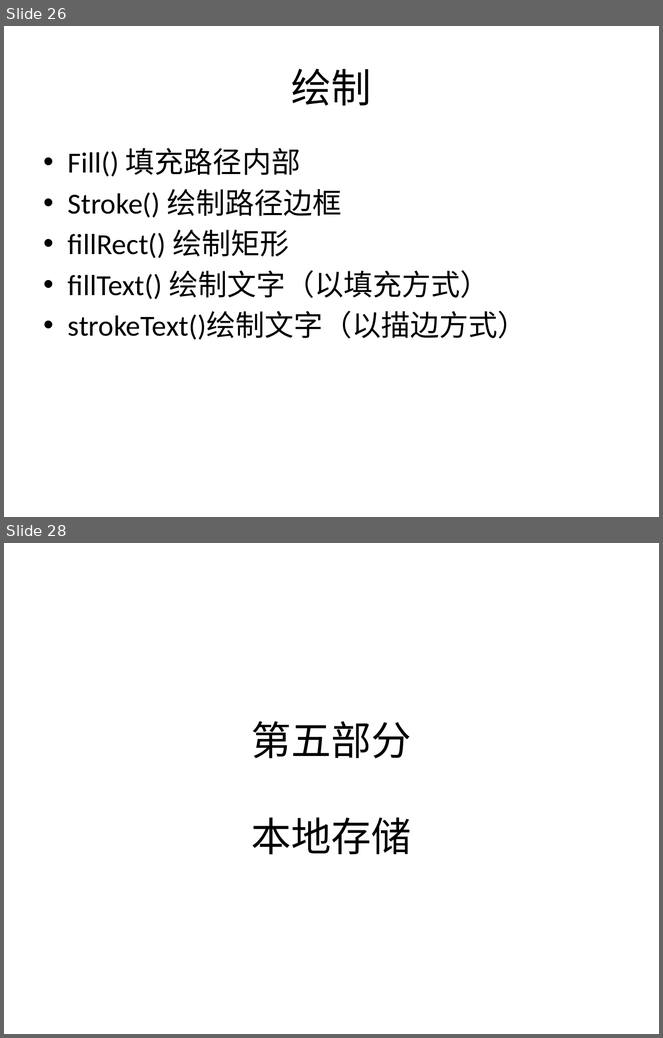
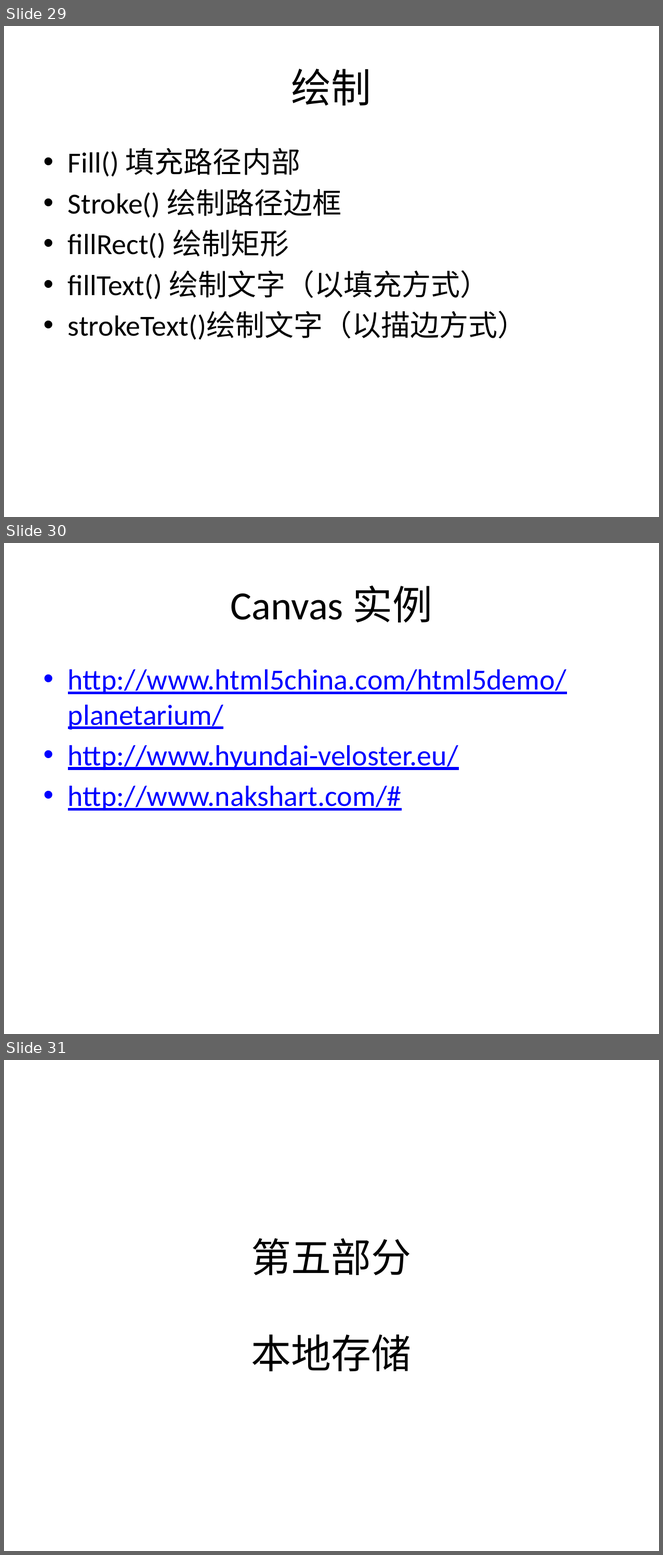
Before and after one commit to pear171902790/Html5, a slide deck: HTML5.pptx. Shown one above the other, each under a label of ours: slides 26 and 28 before the commit, slides 29, 30 and 31 after it; the slides between them are not shown. The pictures are 663x1038 and 663x1555 pixels, drawn with LibreOffice and Linux fonts; fonts in the diff are those of the drawing. Boxes give left, top, right and bottom in pixels: in the first picture for what was removed or moved away, otherwise in the second. Text is boxed around its words. In the diff, an @@ line names an element or a change of style, - is before the commit and + after.

```diff
--- a/HTML5.pptx
+++ b/HTML5.pptx
@@ slide 30 added at (4, 543, 659, 1034), background #FFFFFF @@
@@ title added at (230, 586, 433, 623), 44 pt, text #000000 @@
+Canvas 实例
@@ text added at (68, 669, 567, 811), 32 pt, text #0000FF, underline @@
+• http://www.html5china.com/html5demo/planetarium/
+• http://www.hyundai-veloster.eu/
+• http://www.nakshart.com/#
@@ what was slide 26 is now slide 29 @@
@@ what was slide 28 is now slide 31 @@
```
Also in this commit, not shown: 1 slide changed, 3 other slides added, 1 slide removed, 35 other files.
